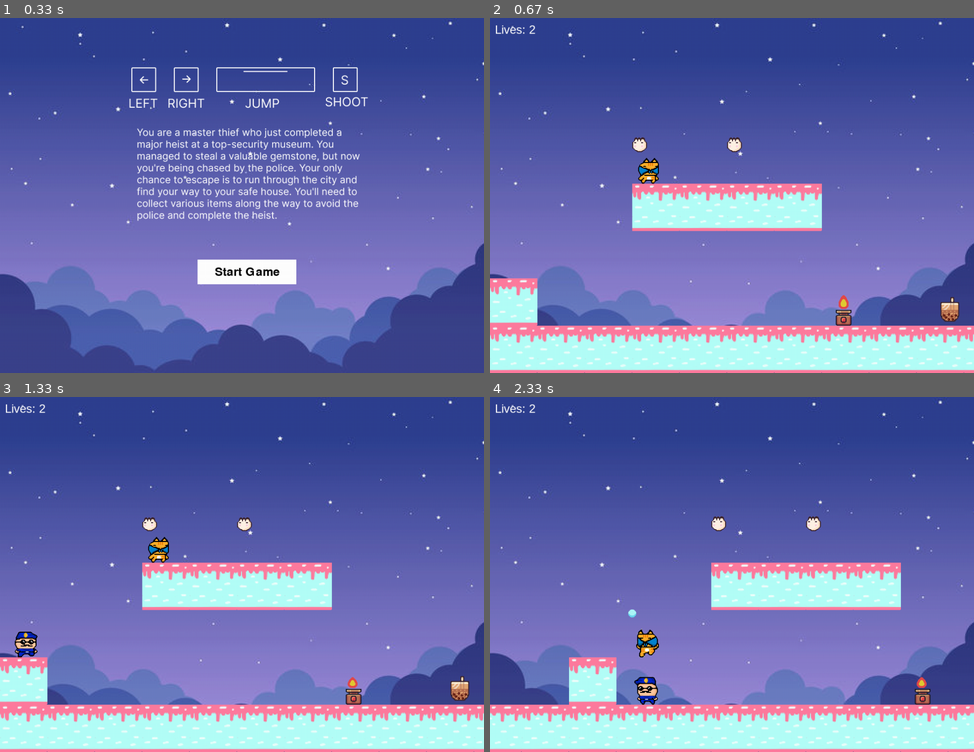
Above: before the commit, frames 1-4 (two rows, left to right).
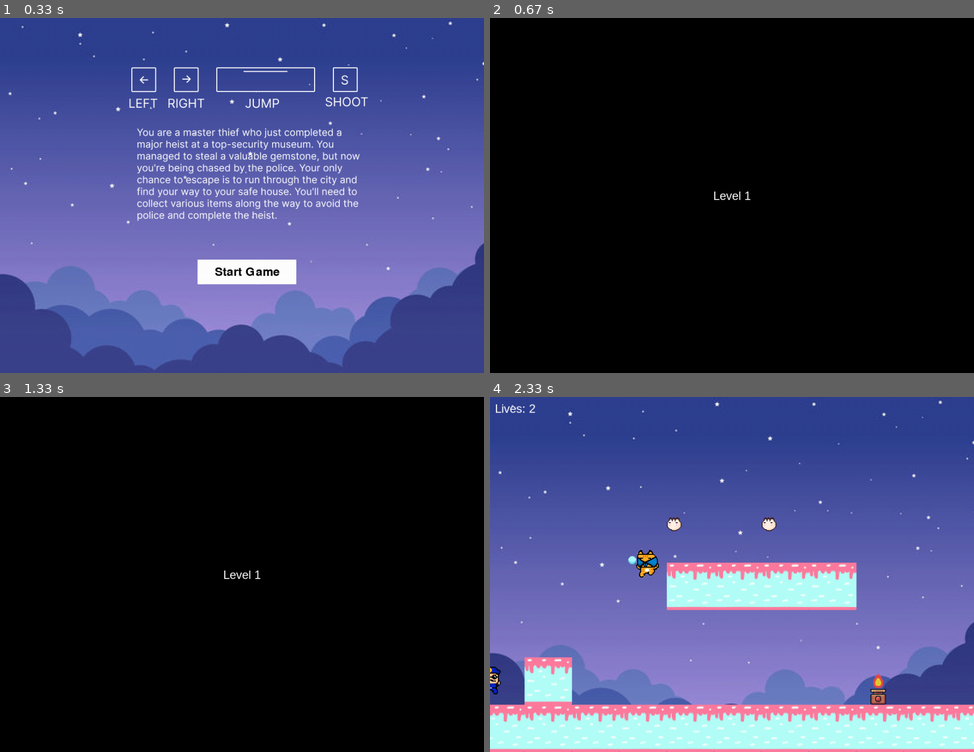
Above: after the commit, the same moments.

Repository: biancafu/pygame_hackathon
Game: pygame game, started from main.py
Two runs of this game, one before a commit and one after it. Both use one fixed random seed, a clock stepped at 60 frames per second and the inputs below.
Inputs:
- Up to frame 1 (0.33 s): no input
- Up to frame 2 (0.67 s): click "Start Game" at 0.38 s
- Up to frame 3 (1.33 s): no input
- Up to frame 4 (2.33 s): hold Left 1.67-2.2 s; tap S at 2.23 s

Frame 1 is identical in both runs. In frame 2, 100% of the frame differs, in the area x 0-100%, y 0-100%; in frame 3, 100%; in frame 4, 9.8%.

Commit message:
implemented level up condition, and the transition in between

Diff:
--- a/main.py
+++ b/main.py
@@ -124,6 +124,8 @@
         self.add_speed_count = 0
         self.decrease_speed = False
         self.decrease_speed_count = 0
+        #level
+        self.level = 1
 
 
     def jump(self):
@@ -505,6 +507,36 @@
 
         if self.animation_count // self.ANIMATION_DELAY > len(sprites):
             self.animation_count = 0
+
+########################################################
+
+##################### START/END ######################
+
+class Destination(Object):
+    ANIMATION_DELAY = 10
+
+    def __init__(self, x, y, width, height):
+        super().__init__(x, y, width, height, "destination")
+        self.speed = load_sprite_sheets("Items", "Destination", 64, 64)
+        self.image = self.speed["idle"][0]
+        self.mask = pygame.mask.from_surface(self.image)
+        self.x = x
+        self.y = y
+        self.animation_count = 0
+        self.animation_name = "idle"
+
+    def loop(self): #looping for each frame
+
+        sprites = self.speed[self.animation_name]
+        sprite_index = (self.animation_count // self.ANIMATION_DELAY) % len(sprites)
+        self.image = sprites[sprite_index]
+        self.animation_count += 1
+        #update
+        self.rect = self.image.get_rect(topleft=(self.rect.x, self.rect.y))
+        self.mask = pygame.mask.from_surface(self.image)  #sprite uses mask
+
+        if self.animation_count // self.ANIMATION_DELAY > len(sprites):
+            self.animation_count = 0
 ########################################################
 
 ##################### MOVEMENTS ########################
@@ -590,7 +622,7 @@
             player.make_hit()
             player.minus_life()
             if player.lives > 0:
-                #reset player position
+                #reset police position
                 police.rect.x = -100
                 police.rect.y = 500
         if obj and obj.name == "bullet":
@@ -625,9 +657,22 @@
                 if event.key == pygame.K_r:
                   return True
 
+
+def level_transition(window, player):
+
+    window.fill((0, 0, 0))
+    level_text = font.render("Level {}".format(player.level), True, (255, 255, 255))
+    level_rect = level_text.get_rect(center=(WIN_WIDTH/2, WIN_HEIGHT/2))
+    window.blit(level_text, level_rect)
+
+    pygame.display.update()
+    # Wait for a moment
+    pygame.time.wait(1500)
+
+
 ########################################################
 
-def draw(window, player, objects, offset_x, police, bullets, collectibles):
+def draw(window, player, objects, offset_x, police, bullets, collectibles, destination):
     #draw background
     window.blit(BG_IMG, (0,0)) #position 0,0 (top left)
 
@@ -643,6 +688,8 @@
 
     for collectible in collectibles:
         collectible.draw(window, offset_x)
+
+    destination.draw(window, offset_x)
 
     player.draw(window, offset_x)
     police.draw(window, offset_x)
@@ -686,7 +733,6 @@
                     click = True
 
         pygame.display.update()
-        clock.tick(FPS)
 
 
 def main_game(window):
@@ -703,6 +749,7 @@
     heart2 = Heart(block_size * 5, WIN_HEIGHT - block_size * 5, 16, 16)
     speed = Speed(900, WIN_HEIGHT - block_size - 64, 32, 32)
     collectibles_bullets = CollectibleBullets(1100, WIN_HEIGHT - block_size - 64, 32, 32)
+    destination = Destination(1500, WIN_HEIGHT - block_size - 128, 32, 32)
     collectibles = [heart1, heart2, speed, collectibles_bullets]
     #blocks and traps
     blocks = []
@@ -743,7 +790,7 @@
     offset_x = 0
     scroll_area_width = 320
     run = True
-
+    level_transition(window, player)
     while run:
         clock.tick(FPS) #running 60 frame/second
         if player.lives <= 0:
@@ -795,6 +842,16 @@
                 #     case "heart":
                 #         player.lives += 1
 
+        #level up: destination detection
+        if player.rect.x > destination.rect.right:
+            player.level += 1
+            print(player.level)
+            #reset player position
+            player.rect.x = 0
+            player.rect.y = WIN_HEIGHT - block_size * 4
+            offset_x = 0
+            level_transition(window, player)
+
 
         player.loop(FPS)
         police.loop(FPS, player)
@@ -805,7 +862,7 @@
         #make bullet disappear after collision
         if collided_bullet:
             bullets.remove(collided_bullet)
-        draw(window, player, objects, offset_x, police, bullets, collectibles)
+        draw(window, player, objects, offset_x, police, bullets, collectibles, destination)
 
         if ((player.rect.right - offset_x >= WIN_WIDTH - scroll_area_width) and player.x_vel > 0) or (#moving to the right, off the screen
             (player.rect.left - offset_x <= scroll_area_width) and player.x_vel < 0): #moving to the left, off the screen
Binary file added: assets/Items/Checkpoints/Checkpoint/idle.png
Renamed: assets/Items/Checkpoints/Checkpoint/Checkpoint (Flag Idle)(64x64).png -> assets/Items/Destination/idle.png
